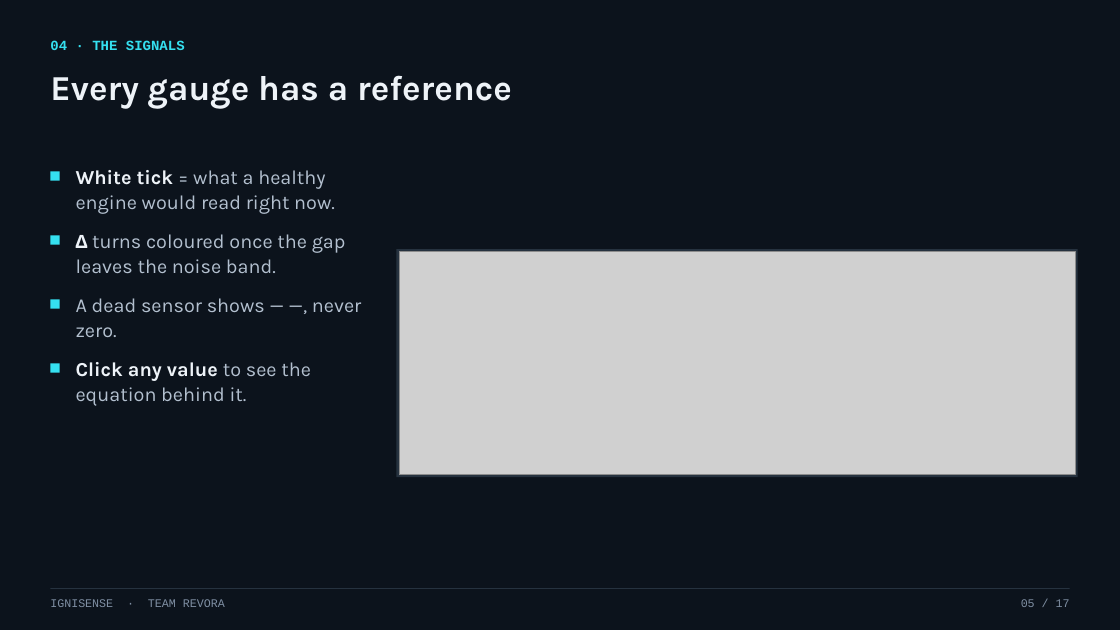
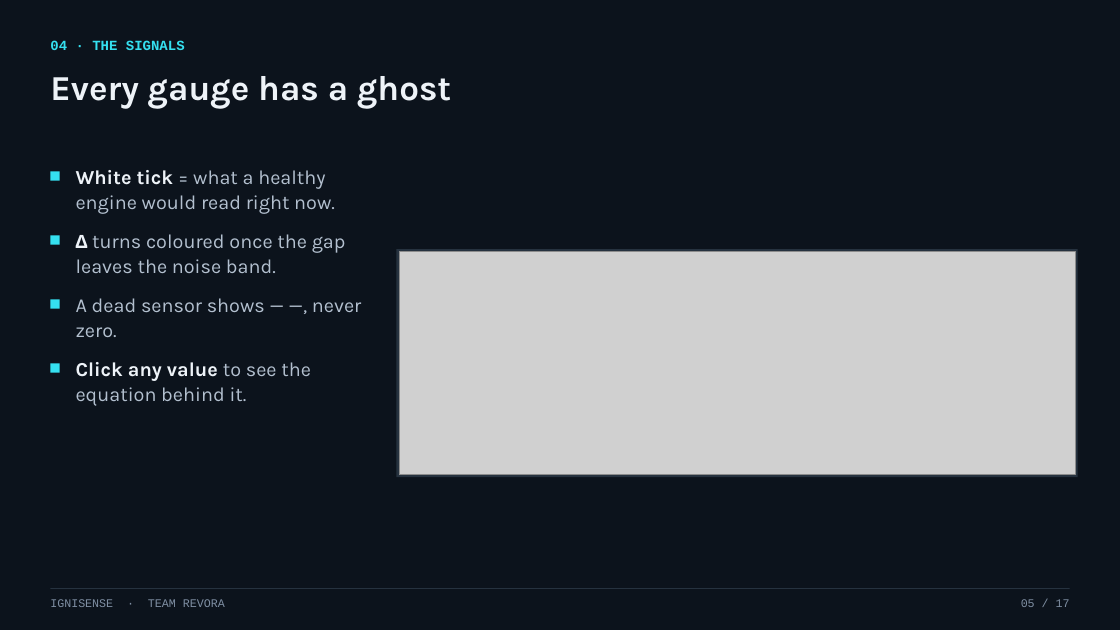
Before and after one commit to suhaib-md/Engine-Health-Monitoring-System, a slide deck: slide 5 of docs/handouts/IgniSense-Deck.pptx. Drawn at 1120x630 pixels with LibreOffice and Linux fonts; fonts in the diff are those of the drawing; grey boxes stand for pictures. Boxes give left, top, right and bottom in pixels: in the first picture for what was removed or moved away, otherwise in the second. Text is boxed around its words. In the diff, an @@ line names an element or a change of style, - is before the commit and + after.

```diff
--- a/docs/handouts/IgniSense-Deck.pptx
+++ b/docs/handouts/IgniSense-Deck.pptx
@@ text at box(50, 76, 451, 109): text changed @@
-Every gauge has a reference
+Every gauge has a ghost
```
Also in this commit, not shown: 4 other slides changed.
